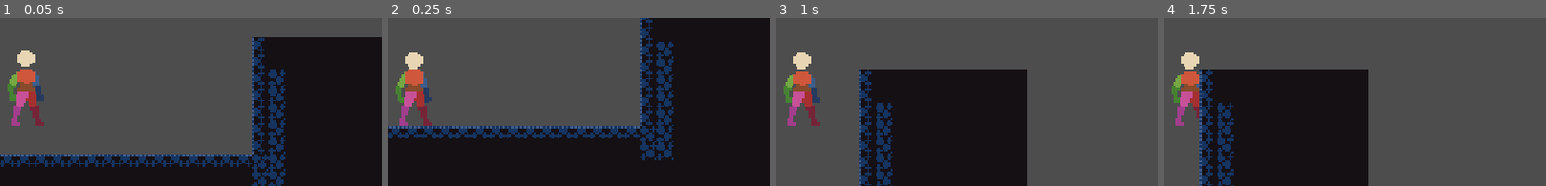
Above: before the commit, frames 1-4 (left to right).
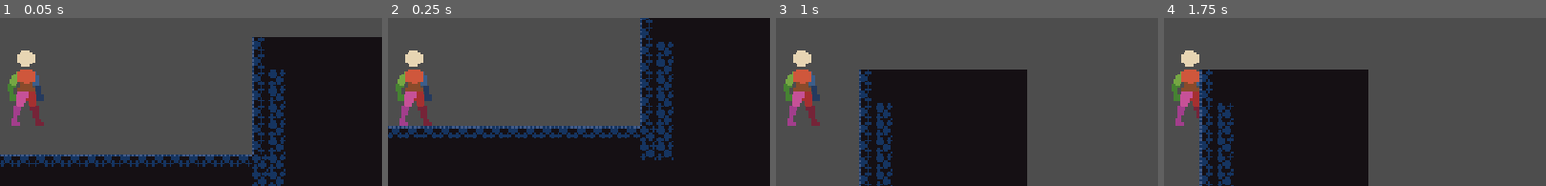
Above: after the commit, the same moments.

Repository: Timi865/Microvania
Game: Godot game, scene res://Scenes/game.tscn
Same seed, same stepped clock (60 frames per second), same inputs: the game is played once before the commit and once after it.
Inputs:
- Up to frame 1 (0.05 s): no input
- Up to frame 2 (0.25 s): no input
- Up to frame 3 (1 s): tap Enter at 0.5 s; hold Right (Move_right) from 0.53 s (still down); tap C (dash) at 0.6 s; tap Space (Jump) at 0.77 s
- Up to frame 4 (1.75 s): keep holding Right (Move_right); tap E (orb_throw) at 1.35 s; tap Space (Jump) at 1.52 s
The pictures show only the part of the screen within x 46-96%, y 5-55%; the shares and areas given below are measured in that part.

Frame 1 is identical in both runs. In frame 2, 0.3% of the frame differs, in the area x 2-12%, y 19-53%; in frame 3, 0.4%; in frame 4, 0.4%.

Commit message:
Added Animation tree node
Added an animation tree that takes from my animation player and has a AnimationNodeStateMachine tree root

Diff:
--- a/Scenes/Player.tscn
+++ b/Scenes/Player.tscn
@@ -310,6 +310,8 @@
 &"WALK": SubResource("Animation_i2e8t")
 }
 
+[sub_resource type="AnimationNodeStateMachine" id="AnimationNodeStateMachine_yw7hx"]
+
 [sub_resource type="AtlasTexture" id="AtlasTexture_8flut"]
 atlas = ExtResource("2_5ixxa")
 region = Rect2(0, 672, 112, 112)
@@ -794,6 +796,10 @@
 [node name="AnimationPlayer" type="AnimationPlayer" parent="." unique_id=445907616]
 libraries/ = SubResource("AnimationLibrary_qidb7")
 autoplay = &"IDLE"
+
+[node name="AnimationTree" type="AnimationTree" parent="." unique_id=2016999603]
+tree_root = SubResource("AnimationNodeStateMachine_yw7hx")
+anim_player = NodePath("../AnimationPlayer")
 
 [node name="AnimatedSprite2D" type="AnimatedSprite2D" parent="." unique_id=1033583767]
 visible = false
